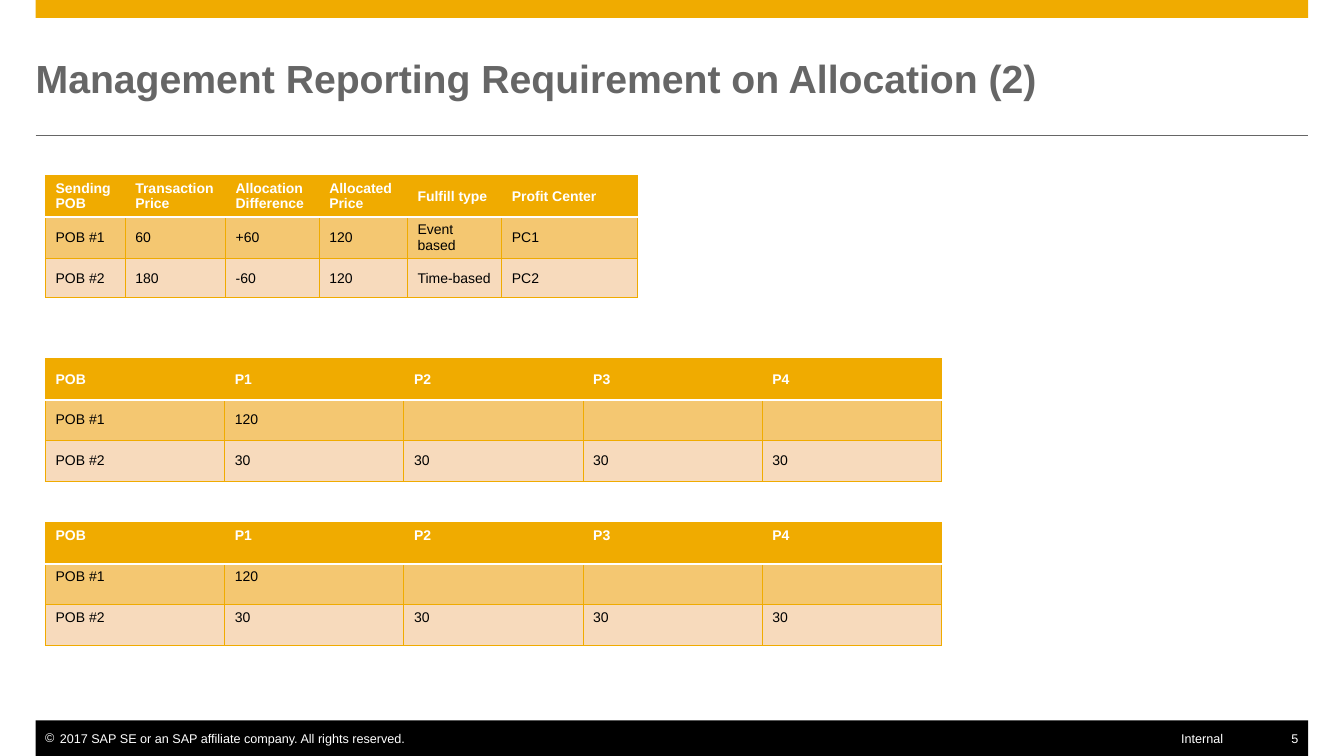
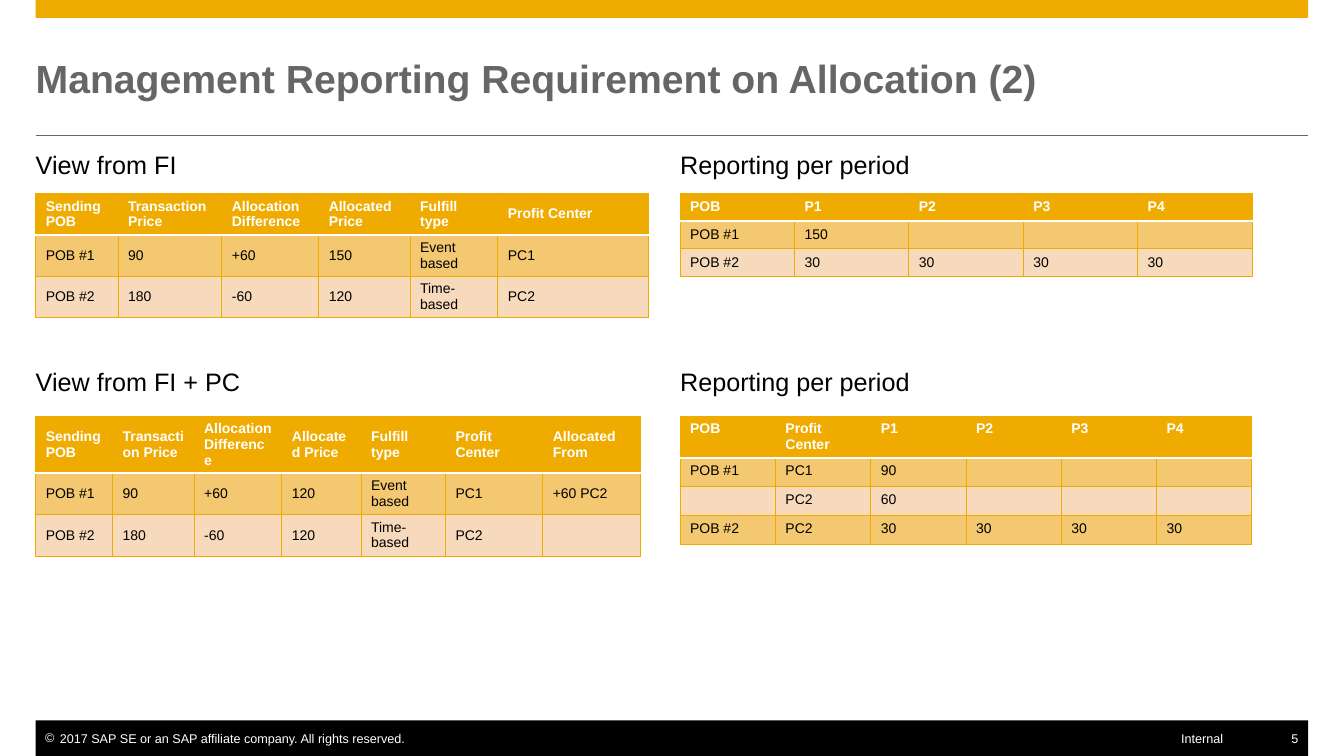
Before and after one commit to farseen1982/SAPWork, a slide deck: slide 5 of Slides/MSFT_Requirement.pptx. Drawn at 1344x756 pixels with LibreOffice and Linux fonts; fonts in the diff are those of the drawing. Boxes give left, top, right and bottom in pixels: in the first picture for what was removed or moved away, otherwise in the second. Text is boxed around its words. In the diff, an @@ line names an element or a change of style, - is before the commit and + after.

```diff
--- a/Slides/MSFT_Requirement.pptx
+++ b/Slides/MSFT_Requirement.pptx
@@ text added at (36,155,176,175), 18 pt, text #000000 @@
+View from FI
@@ text added at (680,155,910,180), 18 pt, text #000000 @@
+Reporting per period
@@ table at (35,193,648,324) @@
-row 2, column 2: 60
+row 2, column 2: 90
-row 2, column 4: 120
+row 2, column 4: 150
@@ table: place and size @@
-table at (45,175,639,302)
+table at (35,193,648,324)
@@ table at (680,193,1254,276) @@
-row 2, column 2: 120
+row 2, column 2: 150
@@ table: place and size @@
-table at (45,359,942,482)
+table at (680,193,1254,276)
@@ text added at (36,372,240,392), 18 pt, text #000000 @@
+View from FI + PC
@@ text added at (680,372,910,397), 18 pt, text #000000 @@
+Reporting per period
@@ table added at (35,416,641,564), 3 rows, 7 columns @@
+Sending POB | Transaction Price | Allocation Difference | Allocated Price | Fulfill type | Profit Center | Allocated From
+POB #1 | 90 | +60 | 120 | Event based | PC1 | +60 PC2
+POB #2 | 180 | -60 | 120 | Time-based | PC2 | 
@@ table at (680,416,1254,547) @@
-POB | P1 | P2 | P3 | P4
-POB #1 | 120 |  |  | 
-POB #2 | 30 | 30 | 30 | 30
+POB | Profit Center | P1 | P2 | P3 | P4
+POB #1 | PC1 | 90 |  |  | 
+ | PC2 | 60 |  |  | 
+POB #2 | PC2 | 30 | 30 | 30 | 30
@@ table: place and size @@
-table at (45,523,942,646)
+table at (680,416,1254,547)
```
Also in this commit, not shown: 4 other slides changed, 1 slide added, 1 slide removed, 1 other file.
